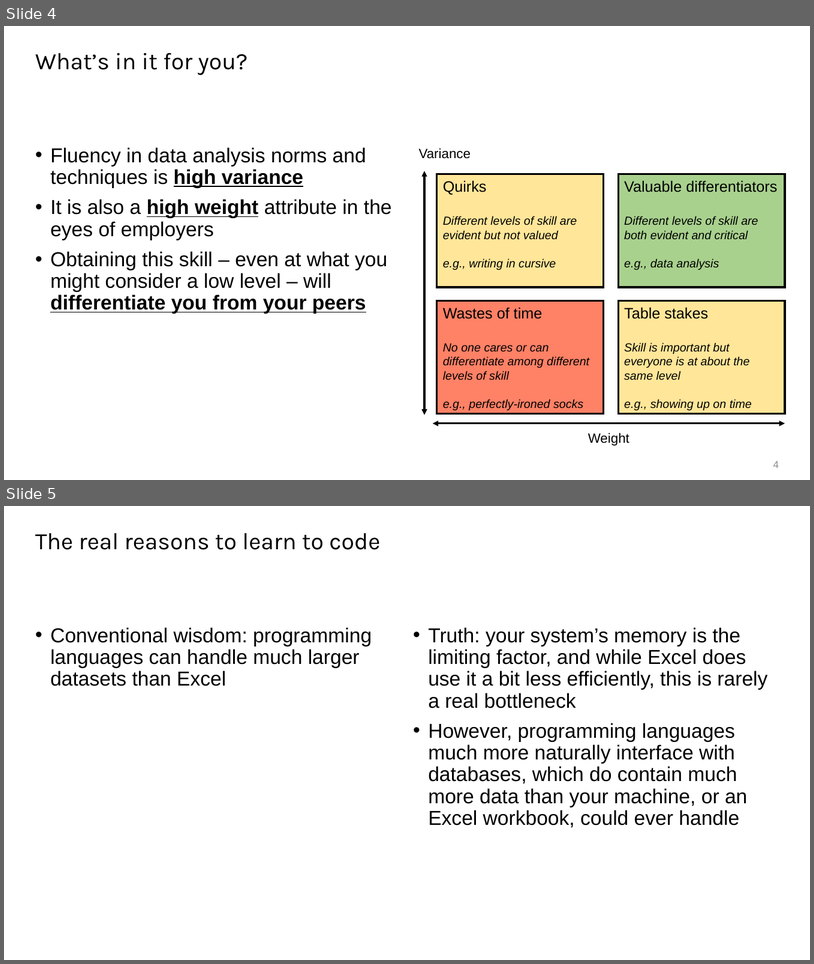
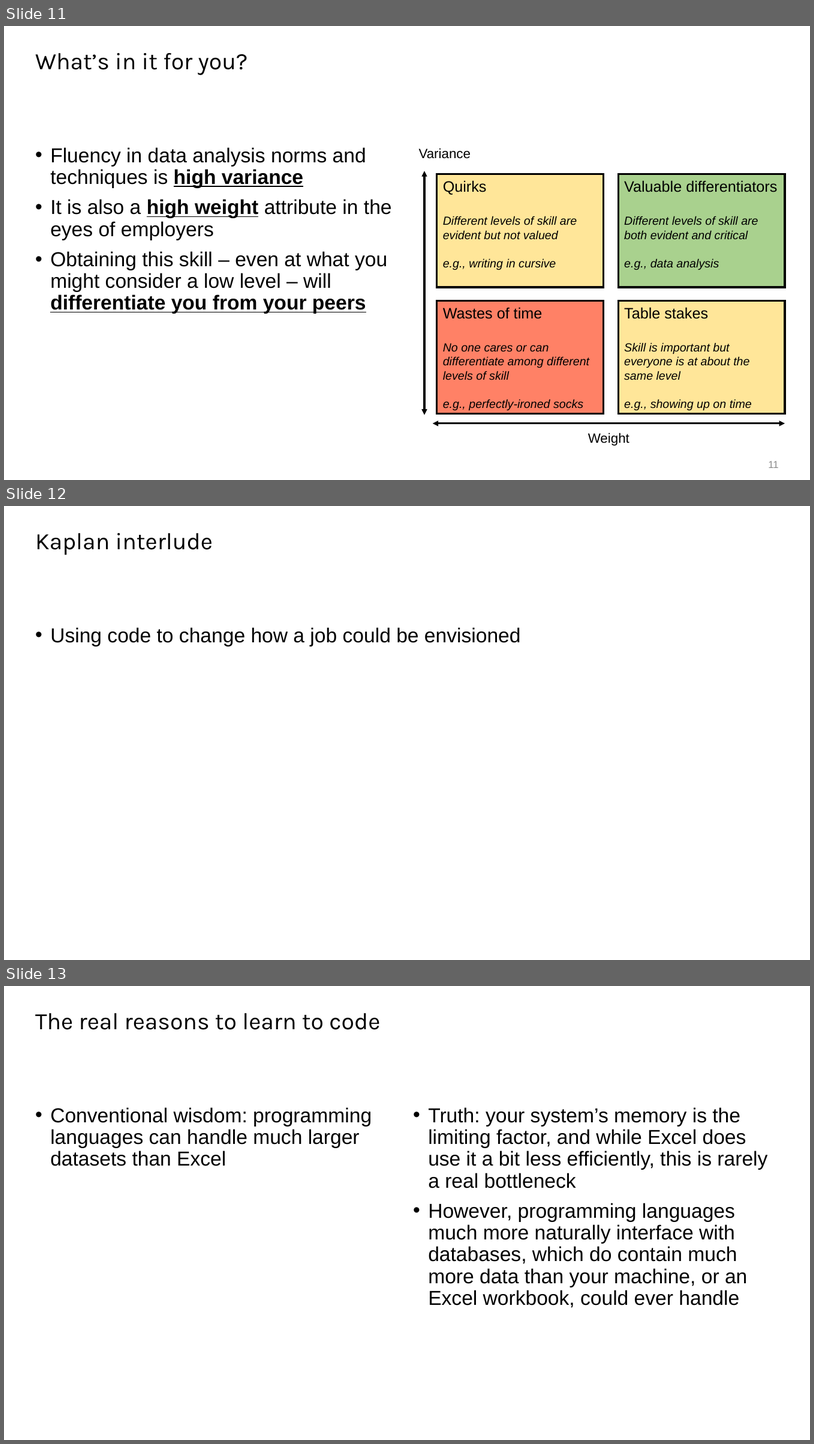
Before and after one commit to tobypenk/data-bootcamp, a slide deck: week 1/Session 1.pptx. Shown one above the other, each under a label of ours: slides 4 and 5 before the commit, slides 11, 12 and 13 after it. The pictures are 814x964 and 814x1444 pixels, drawn with LibreOffice and Linux fonts; fonts in the diff are those of the drawing. Boxes give left, top, right and bottom in pixels: in the first picture for what was removed or moved away, otherwise in the second. Text is boxed around its words. In the diff, an @@ line names an element or a change of style, - is before the commit and + after.

```diff
--- a/week 1/Session 1.pptx
+++ b/week 1/Session 1.pptx
@@ slide 12 added at box(4, 506, 810, 960), background #FFFFFF @@
@@ title added at box(35, 533, 213, 555), 28 pt, text #000000 @@
+Kaplan interlude
@@ text added at box(50, 627, 521, 646), 24 pt, text #000000 @@
+• Using code to change how a job could be envisioned
@@ what was slide 4 is now slide 11 @@
@@ page number at box(768, 460, 779, 468): text changed @@
-4
+11
@@ what was slide 5 is now slide 13 @@
```
Also in this commit, not shown: 1 slide changed, 9 other slides added.
